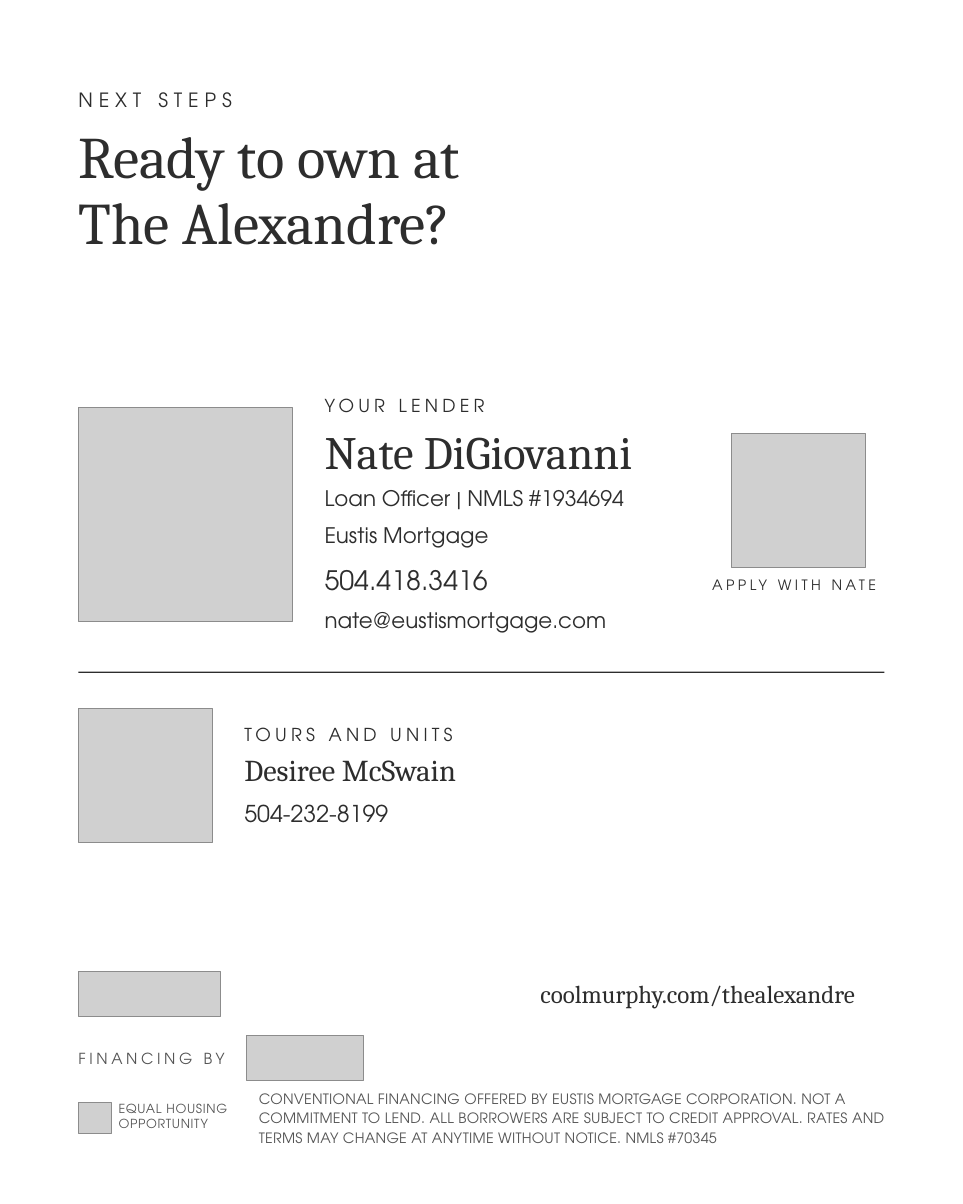
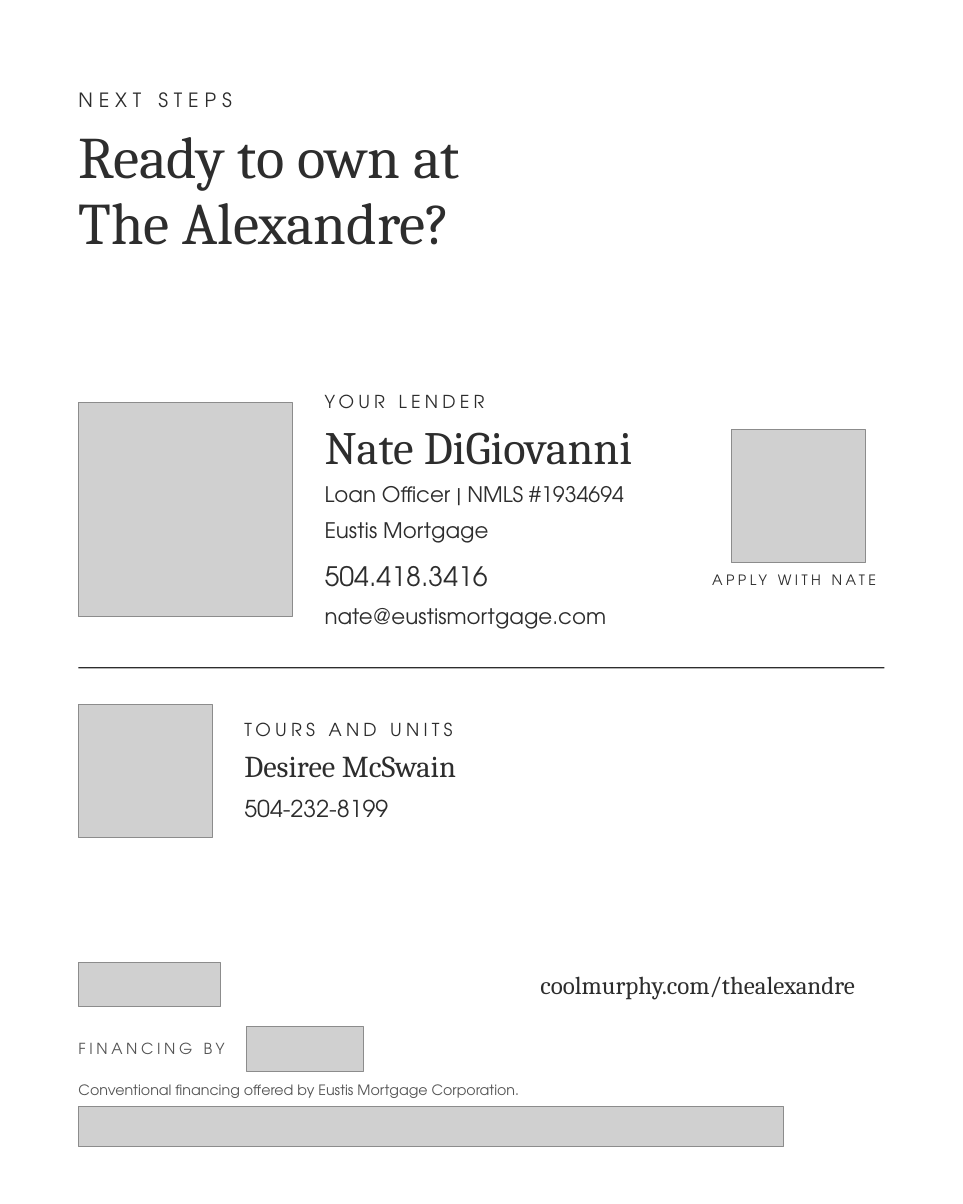
Before and after one commit to Heatherg19/test, a slide deck: slide 4 of alx/The-Alexandre-Carousel.pptx. Drawn at 963x1204 pixels with LibreOffice and Linux fonts; fonts in the diff are those of the drawing; grey boxes stand for pictures. Boxes give left, top, right and bottom in pixels: in the first picture for what was removed or moved away, otherwise in the second. Text is boxed around its words. In the diff, an @@ line names an element or a change of style, - is before the commit and + after.

```diff
--- a/alx/The-Alexandre-Carousel.pptx
+++ b/alx/The-Alexandre-Carousel.pptx
@@ 10 texts, 3 pictures, 1 rectangle: place and size @@
-10 texts, 3 pictures, 1 rectangle at bbox=[79, 398, 923, 842]
+10 texts, 3 pictures, 1 rectangle at bbox=[79, 394, 923, 837]
@@ 2 pictures, 2 texts: place and size @@
-2 pictures, 2 texts at bbox=[78, 972, 854, 1080]
+2 pictures, 2 texts at bbox=[78, 962, 854, 1071]
@@ text added at bbox=[78, 1084, 520, 1098], 12 pt, text #555555 @@
+Conventional financing offered by Eustis Mortgage Corporation.
@@ picture removed at bbox=[79, 1103, 112, 1132] @@
@@ picture added at bbox=[79, 1106, 784, 1146] @@
@@ text removed at bbox=[119, 1103, 227, 1128] @@
-EQUAL HOUSING
-OPPORTUNITY
@@ text removed at bbox=[259, 1093, 884, 1143] @@
-CONVENTIONAL FINANCING OFFERED BY EUSTIS MORTGAGE CORPORATION. NOT A COMMITMENT TO LEND. ALL BORROWERS ARE SUBJECT TO CREDIT APPROVAL. RATES AND TERMS MAY CHANGE AT ANYTIME WITHOUT NOTICE. NMLS #70345
```
Also in this commit, not shown: 3 other slides changed, 4 other files.
